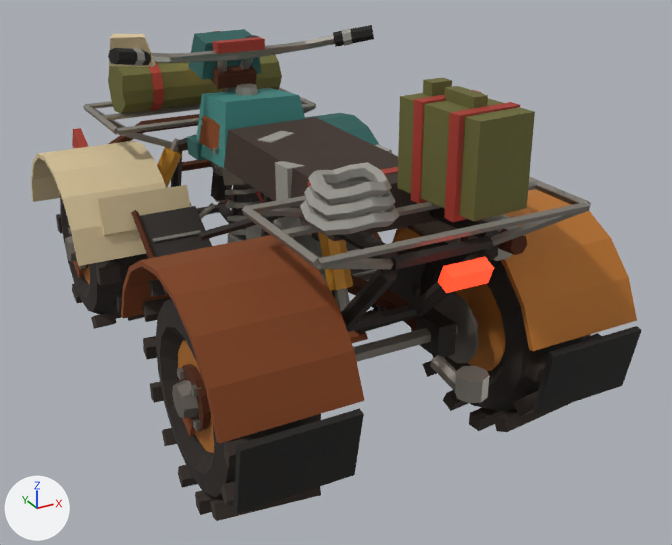
What one commit did to the glTF model public/models/quadbike.glb.
Before and after are seen from a 50 mm camera at (-1.23, -2.61, 1.58) aimed at (0.09, -0.21, 0.39). Lighting does not change. The marker at lower left points along +X, +Y and +Z. The picture after the commit comes second. Where no turn or scale is listed for an object, it has been applied to the vertices. Vertices at exactly the same position are counted once.

Names of what the first picture shows: 'Body', 'Handlebar', 'RearAxle', 'WheelFL'.
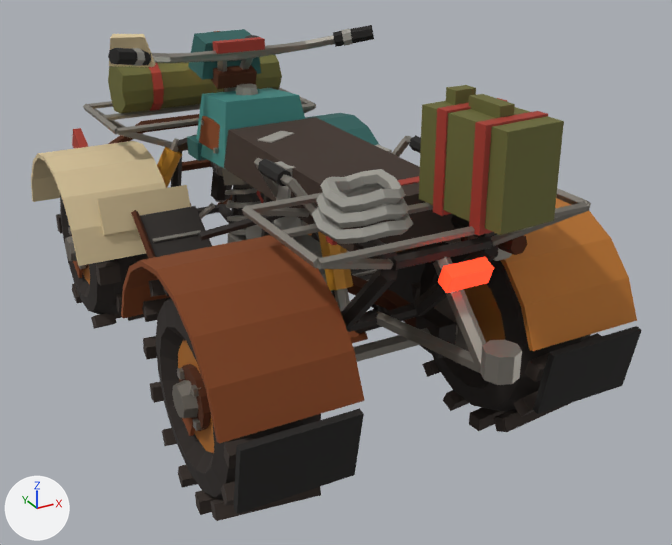
What differs and where, as boxes [x1, y1, x2, y2] in the pictures (672 x 545 px; the box of a moved part takes in the faces that stretch with it):
part 1 of me_body, moved or reshaped: before [300, 196, 399, 236]; after [312, 204, 413, 244]
part 2 of me_body, moved or reshaped: before [304, 176, 396, 220]; after [316, 183, 410, 228]
part 3 of me_body, added: after [433, 256, 486, 371]
part 4 of me_body, added: after [376, 312, 481, 374]
part 5 of me_body, moved or reshaped: before [455, 366, 489, 403]; after [480, 340, 522, 385]
part 6 of me_body, moved or reshaped (mostly hidden): before [308, 167, 398, 225]; after [326, 176, 419, 245]
part 7 of me_body, moved or reshaped: before [444, 102, 520, 222]; after [433, 98, 507, 216]
part 8 of me_body, moved or reshaped: before [411, 90, 482, 204]; after [469, 111, 548, 235]
part 9 of me_body, added (black): after [258, 159, 292, 186]
part 10 of me_body, added: after [409, 135, 421, 153]
part 11 of me_body, moved or reshaped: before [397, 93, 535, 221]; after [419, 101, 564, 235]
part 12 of me_body, moved or reshaped: before [423, 78, 452, 97]; after [446, 85, 476, 105]
part 13 of me_body, moved or reshaped: before [444, 86, 488, 109]; after [469, 94, 515, 118]
part 14 of me_body, added: after [254, 158, 317, 219]
part 15 of me_body, added (mostly hidden): after [392, 136, 413, 157]
part 16 of me_body, deleted: before [430, 355, 456, 391]
part 17 of me_body, moved or reshaped: before [224, 117, 437, 241]; after [224, 117, 458, 252]

Diff of the bpy script that builds the scene:
```diff
--- a/public/models/quadbike.glb.py
+++ b/public/models/quadbike.glb.py
@@ me_body @@
-me_body.from_pydata(...)  # 1894 vertices, 3216 faces; spans x -0.62..0.62, y -1.09..1.03, z 0.17..1.08
+me_body.from_pydata(...)  # 1974 vertices, 3356 faces; spans x -0.62..0.62, y -1.19..1.03, z 0.17..1.08
+# me_body part 1: the loose piece of 65 vertices spanning x -0.32..-0.08, y -0.92..-0.68, z 0.8..0.86 is moved by (0.0, -0.06, 0.0)
+# me_body part 2: the loose piece of 65 vertices spanning x -0.31..-0.09, y -0.91..-0.69, z 0.84..0.89 is moved by (0.0, -0.06, 0.0)
+# me_body part 3: the loose piece of 12 vertices spanning x -0.02..0.02, y -0.44..-0.28, z 0.35..0.69 is copied, and the copy is multiplied about its middle by the matrix ((-0.831, 0.0, 0.0), (0.0, 0.344, -0.757), (0.0, -0.757, -0.344)), then moved by (0.0, -0.64, 0.08); it spans x -0.02..0.02, y -1.12..-0.88, z 0.48..0.72
+# me_body part 4: the loose piece of 12 vertices spanning x -0.15..-0.11, y -0.22..-0.08, z 0.22..0.7 is copied, and the copy is multiplied about its middle by the matrix ((-0.993, 0.0, 0.0), (0.0, -0.04, 0.992), (0.0, 0.992, 0.04)), then moved by (0.13, -0.71, 0.0), in mat_steel (grey #9a958c); it spans x -0.02..0.02, y -1.1..-0.62, z 0.4..0.52
+# me_body part 5: the loose piece of 16 vertices spanning x -0.04..0.04, y -1.09..-1.01, z 0.4..0.46 is moved by (0.0, -0.1, 0.11)
+# me_body part 6: the loose piece of 8 vertices spanning x -0.18..0.18, y -0.58..-0.54, z 0.69..0.82 is moved by (0.0, -0.1, 0.0)
+# me_body part 7: the loose piece of 8 vertices spanning x 0.02..0.22, y -0.91..-0.85, z 0.8..1.06 is moved by (0.0, 0.05, 0.0)
+# me_body part 8: the loose piece of 8 vertices spanning x 0.02..0.22, y -0.76..-0.7, z 0.8..1.06 is moved by (0.0, -0.25, 0.0)
+# me_body part 9: a new loose piece, a 7-sided cylinder along y spanning x -0.261..-0.219, y -0.53..-0.41, z 0.82..0.862, in mat_grip (black #1e1c1a)
+# me_body part 10: a new loose piece, a 7-sided cylinder along y spanning x 0.219..0.261, y -0.53..-0.41, z 0.82..0.862, in mat_grip (black #1e1c1a)
+# me_body part 11: the loose piece of 8 vertices spanning x 0.02..0.22, y -0.96..-0.64, z 0.81..1.05 is moved by (0.0, -0.1, 0.0)
+# me_body part 12: the loose piece of 8 vertices spanning x 0.09..0.15, y -0.7..-0.66, z 1.03..1.08 is moved by (0.0, -0.1, 0.0)
+# me_body part 13: the loose piece of 8 vertices spanning x 0.1..0.14, y -0.86..-0.74, z 1.05..1.08 is moved by (0.0, -0.1, 0.0)
+# me_body part 14: a new loose piece of 20 vertices spanning x -0.25..-0.14, y -0.63..-0.31, z 0.69..0.85, in mat_steel (grey #9a958c)
+# me_body part 15: a new loose piece of 20 vertices spanning x 0.14..0.25, y -0.63..-0.31, z 0.69..0.85, in mat_steel (grey #9a958c)
+# me_body part 16: the loose piece of 12 vertices spanning x -0.02..0.02, y -1.02..-0.9, z 0.38..0.44 is deleted
+# me_body part 17
+# 63 vertices are removed from x -0.3..-0.1, y -0.9..-0.7, z 0.87..0.93
+# 126 faces are deleted
+# 4 vertices in x -0.17..0.17, y -0.66..-0.65, z 0.7..0.82 move by (0.0, -0.1, 0.0)
+# 2 vertices move within x -0.26..-0.14, y -0.83, z 0.9
+# 63 vertices are added at x -0.3..-0.1, y -0.96..-0.76, z 0.87..0.93
+# 126 new faces join them, mat_tape (grey #9a9890)
 me_body.materials.append(mat_frame)
```
